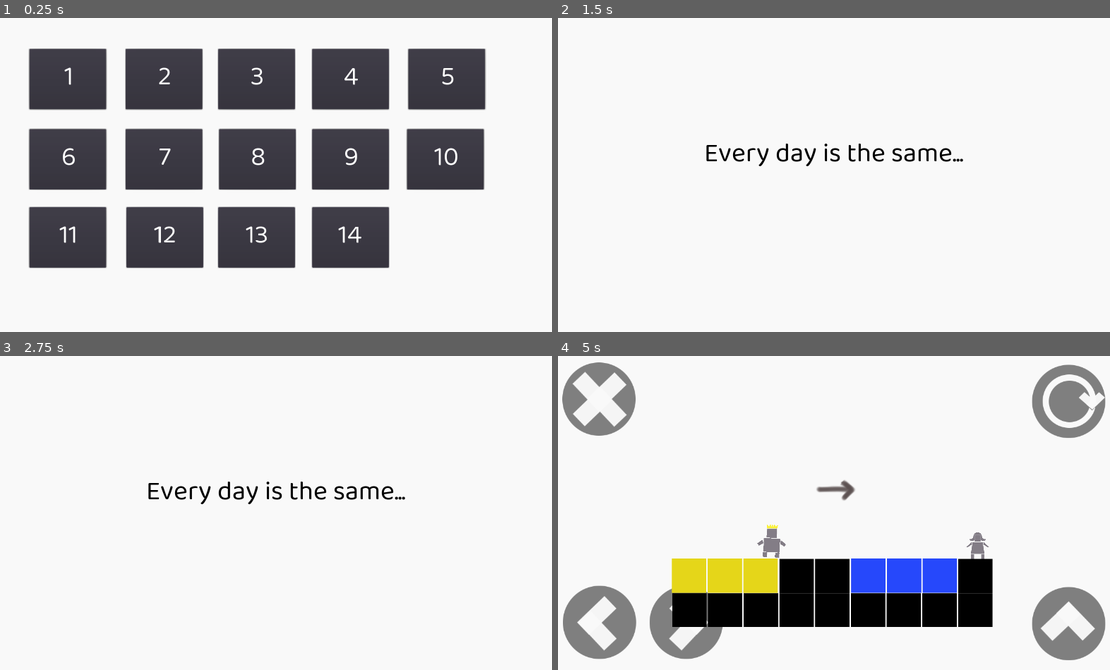
Above: before the commit, frames 1-4 (two rows, left to right).
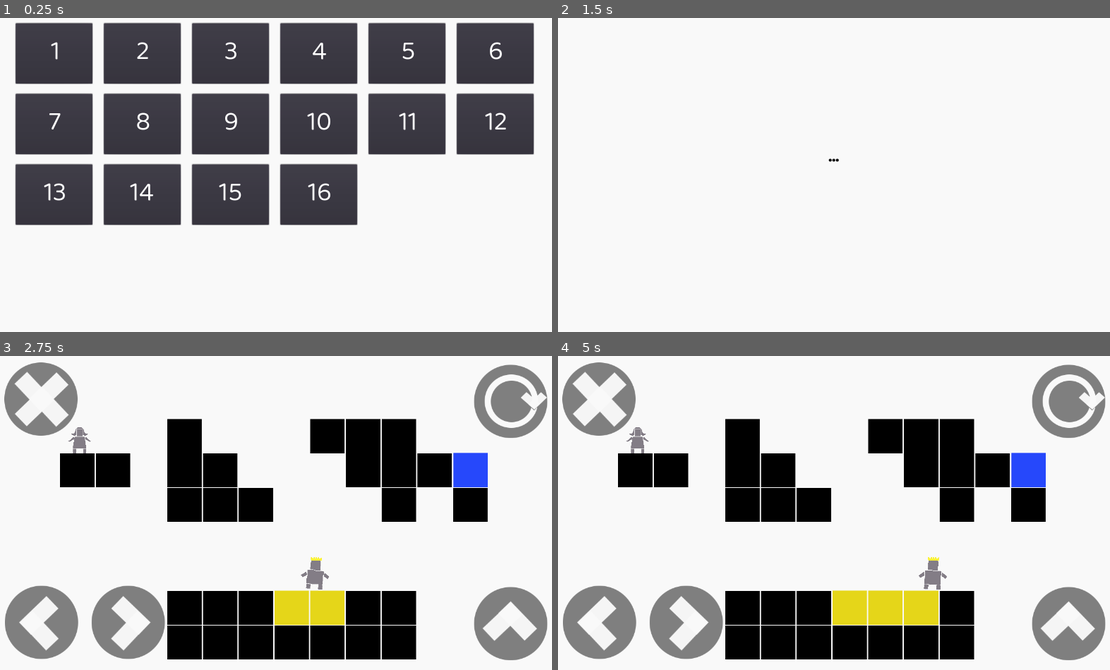
Above: after the commit, the same moments.

Repository: meburns/midas
Game: Godot game, scene res://src/levels/LevelSelector.tscn
Same seed, same stepped clock (60 frames per second), same inputs: the game is played once before the commit and once after it. This scene is started directly instead of the project's main scene.
Inputs (mouse positions are in pixels of both pictures, inside the frame that each line leads up to):
- Up to frame 1 (0.25 s): no input
- Up to frame 2 (1.5 s): click (789, 193) at 0.5 s, where only the run after the commit has a clickable "15"; click (624, 77) at 1.25 s, where only the run before the commit has a clickable "1"
- Up to frame 3 (2.75 s): tap Enter (ui_accept) at 2 s; hold Right (move_right) from 2.03 s (still down); tap R (refresh) at 2.1 s; tap Space (jump) at 2.27 s
- Up to frame 4 (5 s): tap R (refresh) at 2.85, 3.6, 4.35 s; tap Space (jump) at 3.02, 4.52 s; release Right (move_right) at 3.53 s; hold A (move_left) 3.53-4.28 s; hold Right (move_right) from 4.28 s (still down)

The runs differ from the first frame. In frame 1, 42% of the frame differs, in the area x 2-97%, y 1-80%; in frame 2, 0.8%; in frame 3, 31%; in frame 4, 27%.

Commit message:
Fix level selector button spacing

Diff:
--- a/src/levels/LevelSelector.tscn
+++ b/src/levels/LevelSelector.tscn
@@ -8,14 +8,18 @@
 
 [node name="LevelSelector" type="Node2D"]
 script = ExtResource( 2 )
+__meta__ = {
+"_edit_horizontal_guides_": [ 702.0 ],
+"_edit_vertical_guides_": [ 1279.97 ]
+}
 
 [node name="Button1" type="Button" parent="." groups=[
 "levelButtons",
 ]]
-margin_left = 81.0
-margin_top = 78.0
-margin_right = 255.0
-margin_bottom = 215.0
+margin_left = 50.0
+margin_top = 20.0
+margin_right = 224.0
+margin_bottom = 157.0
 group = SubResource( 1 )
 __meta__ = {
 "_edit_use_anchors_": false
@@ -37,10 +41,10 @@
 [node name="Button2" type="Button" parent="." groups=[
 "levelButtons",
 ]]
-margin_left = 298.641
-margin_top = 78.0
-margin_right = 472.641
-margin_bottom = 215.0
+margin_left = 250.0
+margin_top = 20.0
+margin_right = 424.0
+margin_bottom = 157.0
 group = SubResource( 1 )
 __meta__ = {
 "_edit_use_anchors_": false
@@ -62,10 +66,10 @@
 [node name="Button3" type="Button" parent="." groups=[
 "levelButtons",
 ]]
-margin_left = 509.107
-margin_top = 78.0
-margin_right = 683.107
-margin_bottom = 215.0
+margin_left = 450.0
+margin_top = 20.0
+margin_right = 624.0
+margin_bottom = 157.0
 group = SubResource( 1 )
 __meta__ = {
 "_edit_use_anchors_": false
@@ -87,10 +91,10 @@
 [node name="Button4" type="Button" parent="." groups=[
 "levelButtons",
 ]]
-margin_left = 721.964
-margin_top = 78.0
-margin_right = 895.964
-margin_bottom = 215.0
+margin_left = 650.0
+margin_top = 20.0
+margin_right = 824.0
+margin_bottom = 157.0
 group = SubResource( 1 )
 __meta__ = {
 "_edit_use_anchors_": false
@@ -112,10 +116,10 @@
 [node name="Button5" type="Button" parent="." groups=[
 "levelButtons",
 ]]
-margin_left = 939.605
-margin_top = 78.0
-margin_right = 1113.61
-margin_bottom = 215.0
+margin_left = 850.0
+margin_top = 20.0
+margin_right = 1024.01
+margin_bottom = 157.0
 group = SubResource( 1 )
 __meta__ = {
 "_edit_use_anchors_": false
@@ -137,10 +141,10 @@
 [node name="Button6" type="Button" parent="." groups=[
 "levelButtons",
 ]]
-margin_left = 81.0001
-margin_top = 259.766
-margin_right = 255.0
-margin_bottom = 396.766
+margin_left = 1050.0
+margin_top = 20.0
+margin_right = 1224.0
+margin_bottom = 157.0
 group = SubResource( 1 )
 __meta__ = {
 "_edit_use_anchors_": false
@@ -162,10 +166,10 @@
 [node name="Button7" type="Button" parent="." groups=[
 "levelButtons",
 ]]
-margin_left = 298.641
-margin_top = 259.766
-margin_right = 472.641
-margin_bottom = 396.766
+margin_left = 50.0
+margin_top = 180.0
+margin_right = 224.0
+margin_bottom = 317.0
 group = SubResource( 1 )
 __meta__ = {
 "_edit_use_anchors_": false
@@ -187,10 +191,10 @@
 [node name="Button8" type="Button" parent="." groups=[
 "levelButtons",
 ]]
-margin_left = 511.499
-margin_top = 259.766
-margin_right = 685.499
-margin_bottom = 396.766
+margin_left = 250.0
+margin_top = 180.0
+margin_right = 424.0
+margin_bottom = 317.0
 group = SubResource( 1 )
 __meta__ = {
 "_edit_use_anchors_": false
@@ -212,10 +216,10 @@
 [node name="Button9" type="Button" parent="." groups=[
 "levelButtons",
 ]]
-margin_left = 721.964
-margin_top = 259.766
-margin_right = 895.964
-margin_bottom = 396.766
+margin_left = 450.0
+margin_top = 180.0
+margin_right = 624.0
+margin_bottom = 317.0
 group = SubResource( 1 )
 __meta__ = {
 "_edit_use_anchors_": false
@@ -237,10 +241,10 @@
 [node name="Button10" type="Button" parent="." groups=[
 "levelButtons",
 ]]
-margin_left = 937.214
-margin_top = 259.766
-margin_right = 1111.21
-margin_bottom = 396.766
+margin_left = 650.0
+margin_top = 180.0
+margin_right = 823.996
+margin_bottom = 317.0
 group = SubResource( 1 )
 __meta__ = {
 "_edit_use_anchors_": false
@@ -262,10 +266,10 @@
 [node name="Button11" type="Button" parent="." groups=[
 "levelButtons",
 ]]
-margin_left = 81.0
-margin_top = 436.749
-margin_right = 255.0
-margin_bottom = 573.749
+margin_left = 850.0
+margin_top = 180.0
+margin_right = 1024.0
+margin_bottom = 317.0
 group = SubResource( 1 )
 __meta__ = {
 "_edit_use_anchors_": false
@@ -287,10 +291,10 @@
 [node name="Button12" type="Button" parent="." groups=[
 "levelButtons",
 ]]
-margin_left = 301.033
-margin_top = 436.749
-margin_right = 475.033
-margin_bottom = 573.749
+margin_left = 1050.0
+margin_top = 180.0
+margin_right = 1224.0
+margin_bottom = 317.0
 group = SubResource( 1 )
 __meta__ = {
 "_edit_use_anchors_": false
@@ -312,10 +316,10 @@
 [node name="Button13" type="Button" parent="." groups=[
 "levelButtons",
 ]]
-margin_left = 509.107
-margin_top = 436.749
-margin_right = 683.107
-margin_bottom = 573.749
+margin_left = 50.0
+margin_top = 340.0
+margin_right = 224.0
+margin_bottom = 477.0
 group = SubResource( 1 )
 __meta__ = {
 "_edit_use_anchors_": false
@@ -337,10 +341,10 @@
 [node name="Button14" type="Button" parent="." groups=[
 "levelButtons",
 ]]
-margin_left = 721.964
-margin_top = 436.749
-margin_right = 895.964
-margin_bottom = 573.749
+margin_left = 250.0
+margin_top = 340.0
+margin_right = 424.0
+margin_bottom = 477.0
 group = SubResource( 1 )
 __meta__ = {
 "_edit_use_anchors_": false
@@ -358,3 +362,53 @@
 __meta__ = {
 "_edit_use_anchors_": false
 }
+
+[node name="Button15" type="Button" parent="." groups=[
+"levelButtons",
+]]
+margin_left = 450.0
+margin_top = 340.0
+margin_right = 624.0
+margin_bottom = 477.0
+group = SubResource( 1 )
+__meta__ = {
+"_edit_use_anchors_": false
+}
+
+[node name="Label" type="Label" parent="Button15"]
+margin_left = -4.3916
+margin_top = 5.0
+margin_right = 177.608
+margin_bottom = 133.0
+custom_fonts/font = ExtResource( 1 )
+text = "15"
+align = 1
+valign = 1
+__meta__ = {
+"_edit_use_anchors_": false
+}
+
+[node name="Button16" type="Button" parent="." groups=[
+"levelButtons",
+]]
+margin_left = 650.0
+margin_top = 340.0
+margin_right = 824.0
+margin_bottom = 477.0
+group = SubResource( 1 )
+__meta__ = {
+"_edit_use_anchors_": false
+}
+
+[node name="Label" type="Label" parent="Button16"]
+margin_left = -2.0
+margin_top = 5.0
+margin_right = 180.0
+margin_bottom = 133.0
+custom_fonts/font = ExtResource( 1 )
+text = "16"
+align = 1
+valign = 1
+__meta__ = {
+"_edit_use_anchors_": false
+}
